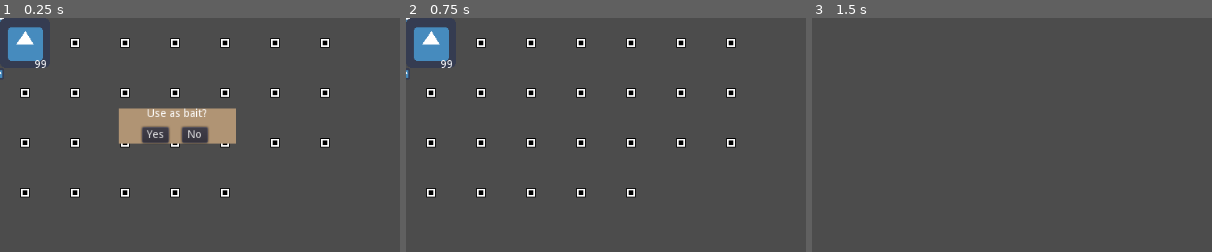
Above: before the commit, frames 1-3 (left to right).
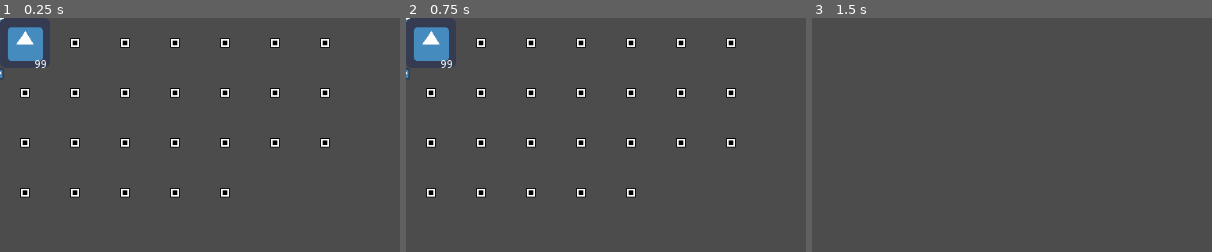
Above: after the commit, the same moments.

Repository: Jimmy-s-Test-Site/20210122_feel_good_jam
Game: Godot game, scene res://Abdullah Folder/Player Things/Player.tscn
Two runs of this game, one before a commit and one after it. Both use one fixed random seed, a clock stepped at 60 frames per second and the inputs below. The project has no main scene, so this scene is started directly. The engine's default icon, where the game draws it, is replaced by a stand-in: a white triangle on a blue panel in a dark square.
Inputs (mouse positions are % of the whole screen's width and height, from its top left):
- Up to frame 1 (0.25 s): no input
- Up to frame 2 (0.75 s): click (19, 25) at 0.5 s, where only the run before the commit has a clickable "Yes"
- Up to frame 3 (1.5 s): tap Enter at 1.25 s; move the mouse to (72, 45) at 1.27 s; hold D (right) from 1.28 s (still down); tap Space (cast_hook) at 1.35 s; click (72, 45) at 1.42 s
The pictures show only the part of the screen within x 0-50%, y 0-50%; the shares and areas given below are measured in that part.

The runs differ from the first frame. In frame 1, 3.8% of the frame differs, in the area x 29-59%, y 38-54%; in frame 2, nothing differs; in frame 3, nothing differs.

Commit message:
Item used fixed
It lowers the value in the inventory when it is confirmed

Diff:
--- a/Feel Good Jam/Abdullah Folder/Inventory Things/Bait Prompt.gd
+++ b/Feel Good Jam/Abdullah Folder/Inventory Things/Bait Prompt.gd
@@ -1,16 +1,21 @@
 extends ColorRect
 
 export (Resource) var inventory
+
 signal bait_confirmed
+var itemM
+var item_indexM
+
 
 func _on_No_pressed():
 	self.visible = false
 
 
 func _on_Yes_pressed():
-#	inventory.stack_item(rand_range(25) ,-1)
+	inventory.stack_item(item_indexM , (-1))
 	self.visible = false
 
-func _on_BaitPrompt_bait_used(item):
-	print("somethoong")
+func _on_BaitPrompt_bait_used(item, item_index):
+	self.itemM = item
+	self.item_indexM = item_index
 	self.visible = true
--- a/Feel Good Jam/Abdullah Folder/Inventory Things/Bait Prompt.tscn
+++ b/Feel Good Jam/Abdullah Folder/Inventory Things/Bait Prompt.tscn
@@ -1,7 +1,6 @@
-[gd_scene load_steps=3 format=2]
+[gd_scene load_steps=2 format=2]
 
 [ext_resource path="res://Abdullah Folder/Inventory Things/Bait Prompt.gd" type="Script" id=1]
-[ext_resource path="res://Abdullah Folder/Inventory Things/Inventory.tres" type="Resource" id=2]
 
 [node name="BaitPrompt" type="ColorRect"]
 anchor_left = 0.5
@@ -17,7 +16,6 @@
 __meta__ = {
 "_edit_use_anchors_": false
 }
-inventory = ExtResource( 2 )
 
 [node name="Text" type="Label" parent="."]
 margin_left = 35.9594
--- a/Feel Good Jam/Abdullah Folder/Player Things/Player.tscn
+++ b/Feel Good Jam/Abdullah Folder/Player Things/Player.tscn
@@ -28,8 +28,10 @@
 [node name="InventoryContainer" parent="." instance=ExtResource( 5 )]
 
 [node name="BaitPrompt" parent="." instance=ExtResource( 6 )]
+visible = false
 margin_left = 151.762
 margin_top = 115.997
 margin_right = 301.762
 margin_bottom = 160.997
+inventory = ExtResource( 4 )
 [connection signal="harvest" from="Rod" to="." method="_on_Rod_harvest"]
